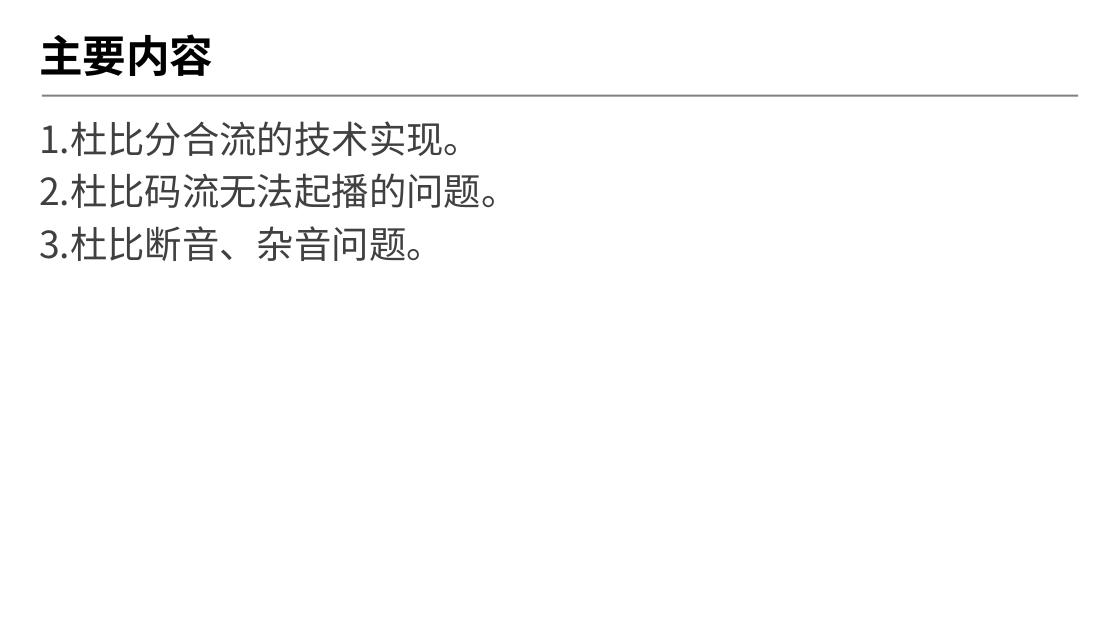
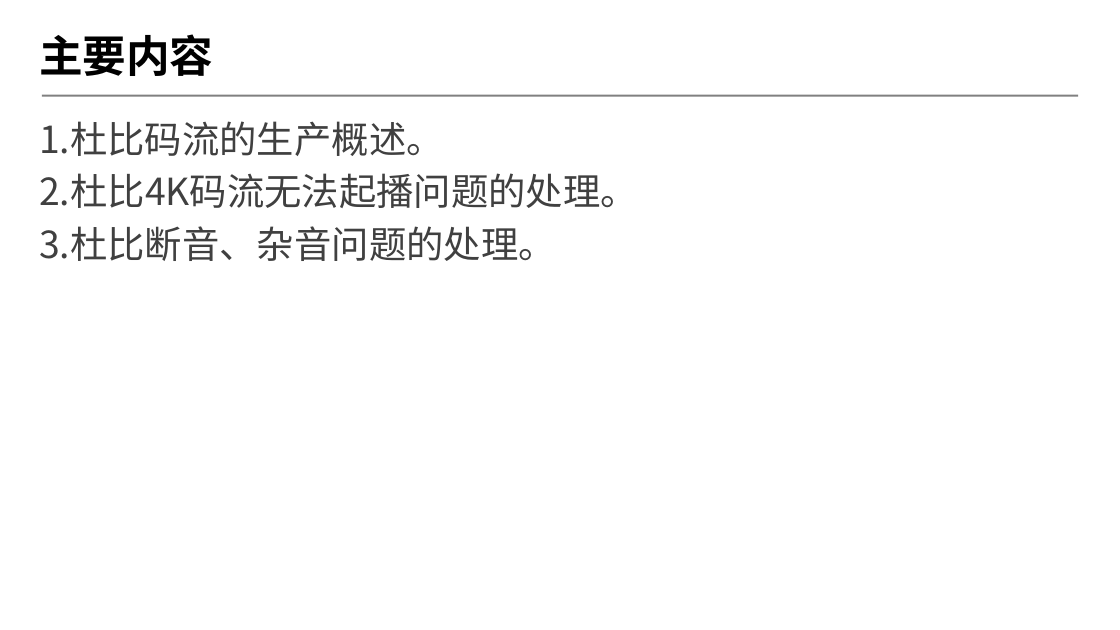
Before and after one commit to byrgyj/Document, a slide deck: slide 2 of ISO_IEC_Document/mpegts/ppt/2018-第四季度季度会报告.pptx. Drawn at 1120x630 pixels with LibreOffice and Linux fonts; fonts in the diff are those of the drawing; background and template pictures are left out. Boxes give left, top, right and bottom in pixels: in the first picture for what was removed or moved away, otherwise in the second. Text is boxed around its words. In the diff, an @@ line names an element or a change of style, - is before the commit and + after.

```diff
--- a/ISO_IEC_Document/mpegts/ppt/2018-第四季度季度会报告.pptx
+++ b/ISO_IEC_Document/mpegts/ppt/2018-第四季度季度会报告.pptx
@@ text at (39,121,638,261): text changed @@
-1.杜比分合流的技术实现。
-2.杜比码流无法起播的问题。
-3.杜比断音、杂音问题。
+1.杜比码流的生产概述。
+2.杜比4K码流无法起播问题的处理。
+3.杜比断音、杂音问题的处理。
```
Also in this commit, not shown: 6 other slides changed.
